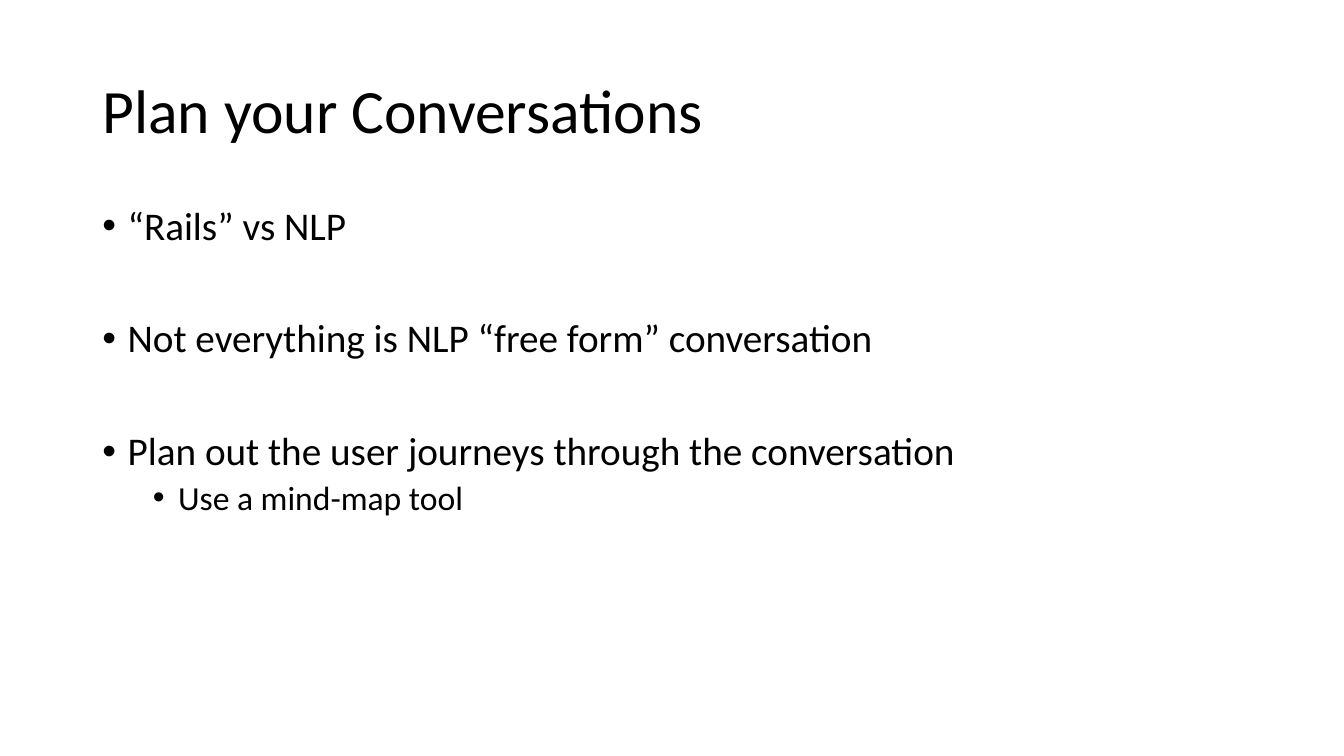
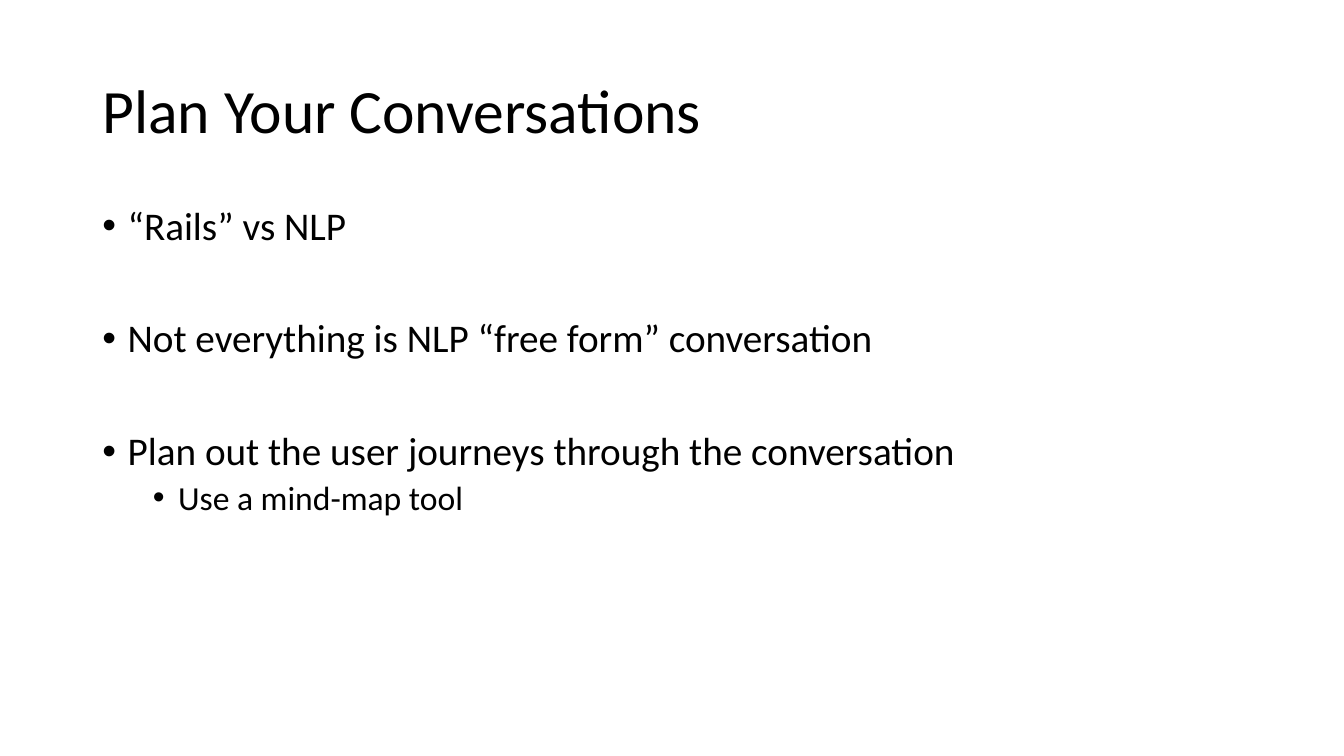
Before and after one commit to aidanmorgan/chatbot-workshop, a slide deck: slide 27 of Chatbots!.pptx. Drawn at 1344x756 pixels with LibreOffice and Linux fonts; fonts in the diff are those of the drawing; background and template pictures are left out. Boxes give left, top, right and bottom in pixels: in the first picture for what was removed or moved away, otherwise in the second. Text is boxed around its words. In the diff, an @@ line names an element or a change of style, - is before the commit and + after.

```diff
--- a/Chatbots!.pptx
+++ b/Chatbots!.pptx
@@ title at [102, 90, 701, 134]: text changed @@
-Plan your Conversations
+Plan Your Conversations
```
Also in this commit, not shown: 2 other slides changed, 6 slides added, 4 slides removed, 1 other file.
